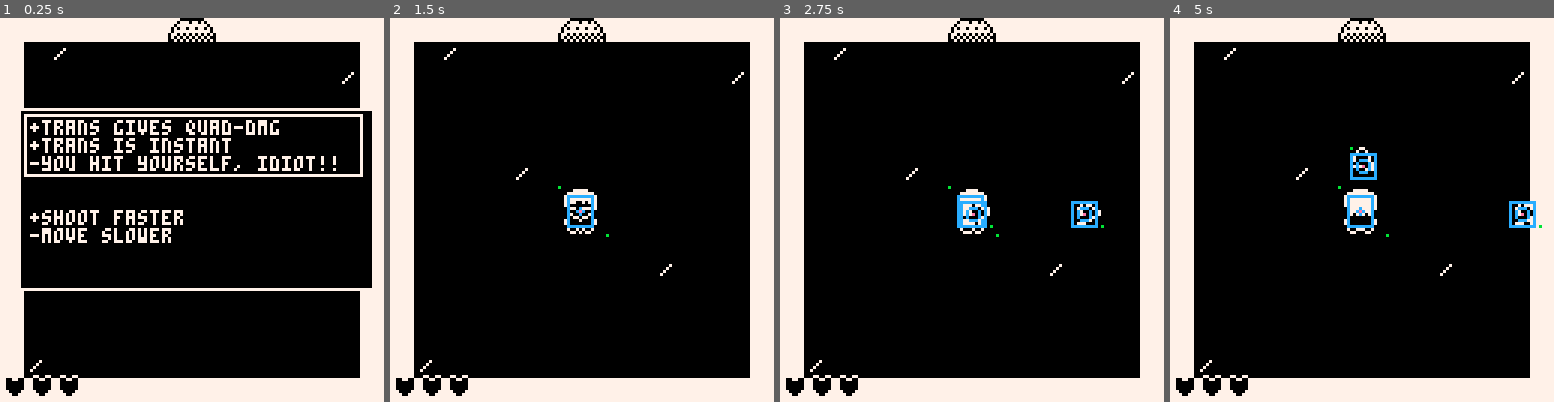
Above: before the commit, frames 1-4 (left to right).
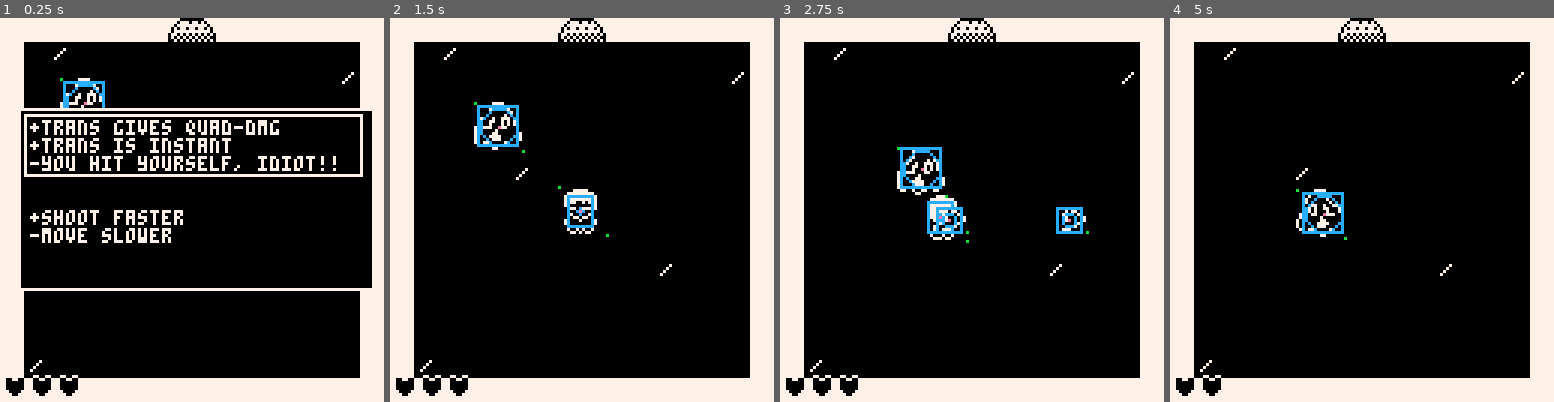
Above: after the commit, the same moments.

Repository: dresseswithpockets/bitjam3
Game: PICO-8 cartridge game.p8
Two runs of this game, one before a commit and one after it. Both use one fixed random seed, a clock stepped at 60 frames per second and the inputs below.
Inputs:
- Up to frame 1 (0.25 s): no input
- Up to frame 2 (1.5 s): tap X (X key) at 0.33, 1.07 s; tap O (Z key) at 0.7 s
- Up to frame 3 (2.75 s): hold Right 1.6-2.1 s; tap O (Z key) at 1.7, 2.1, 2.5 s; tap X (X key) at 1.85 s; hold Up 2.15-2.42 s; hold Right from 2.47 s (still down)
- Up to frame 4 (5 s): tap O (Z key) every 0.4 s from 2.9 to 4.9 s; tap X (X key) at 2.97, 4.08 s; release Right at 3.03 s; hold Left 3.08-3.58 s; hold Down 3.63-3.97 s; hold Right 4.02-4.68 s; hold Up from 4.73 s (still down)

The runs differ from the first frame. In frame 1, 0.5% of the frame differs, in the area x 15-28%, y 15-24%; in frame 2, 0.8%; in frame 3, 2.8%, in the area x 30-85%, y 33-59%; in frame 4, 2.4%.

Commit message:
add knockback and hitsleep

Diff:
--- a/game.p8
+++ b/game.p8
@@ -19,6 +19,8 @@
    ply.near_enemy,
    spd_seeker)
  end
+ -- knockback
+ ply.knock=v_mul(v_neg(ply.sh_dir),2)
  add(bullets,bullet)
  return bullet
 end
@@ -97,6 +99,7 @@
  ply.health-=n or 1
  -- 2 seconds of iframes
  ply.iframes=120
+ hitsleep=15
 end
 
 function present_lvlup()
@@ -122,11 +125,13 @@
  --  drawing info
  local ent={
   -- top left position
-  pos=vec(0,0),
+  pos=v_cpy(v_zero),
   -- subpixel pos
-  subpos=vec(0,0),
+  subpos=v_cpy(v_zero),
   -- velocity
-  vel=vec(0,0),
+  vel=v_cpy(v_zero),
+  -- knockback
+  knock=v_cpy(v_zero),
 
   -- collision
   --
@@ -134,9 +139,9 @@
   -- bullet collision radius
   c_rad=c_rad or 1,
   -- aabb's offset from pos
-  c_off=c_off or vec(0,0),
+  c_off=c_off or v_cpy(v_zero),
   -- aabb's size
-  c_size=c_size or vec(0,0),
+  c_size=c_size or v_cpy(v_zero),
 
   -- drawing/sprites
   --
@@ -207,6 +212,14 @@
  end
 
  function ent.move()
+  if not v_eq(ent.knock,v_zero) then
+   ent.subpos=v_add(ent.subpos,ent.knock)
+   if v_magsq(ent.knock)<=1 then
+    ent.knock=v_cpy(v_zero)
+   else
+    ent.knock=v_sub(ent.knock,v_norm(ent.knock))
+   end
+  end
 	 ent.subpos=v_add(ent.subpos,ent.vel)
 
 	 local left=ent.pos.x+ent.c_off.x
@@ -350,6 +363,9 @@
  cam_x=64
  cam_y=64
 
+ -- hitsleep & shake
+ hitsleep=0
+
  dungeon={
   rnd(floor_plans),
   rnd(floor_plans),
@@ -366,12 +382,12 @@
  local plan=dungeon[floor_idx]
  floor=floor_from_plan(plan)
  room=floor[cell_x][cell_y]
- --add(room.enemies,e_walker(vec(20,20)))
+ add(room.enemies,e_walker(vec(20,20)))
  --add(room.enemies,e_jumper(vec(20,20)))
  --add(room.enemies,e_heavy(vec(20,20)))
 
  ply.upd_coords()
- --room.enemies[1].upd_coords()
+ room.enemies[1].init()
 
  -- todo: do we really want
  --  to present this on startup?
@@ -401,6 +417,11 @@
 end
 
 function update_normal()
+ if hitsleep>0 then
+  hitsleep-=1
+  return
+ end
+
  if ply.health <=0 then
   update_dead()
   return
@@ -680,8 +701,8 @@
   room.t.draw()
   draw_doors()
  end
- if (ply.iframes%10)<7 then
-  ply:draw()
+ if (ply.iframes%10)<7 or hitsleep>0 then
+  ply.draw()
  end
  draw_bullets()
  draw_enemies()
@@ -1631,7 +1652,7 @@
  e.spd=0.25
 
  function e.update()
-  e.vel=v_mul(v_dir(ply.pos,e.pos),e.spd)
+  e.vel=v_mul(v_dir(e.pos,ply.pos),e.spd)
 	 e.move()
 	 if e.aabb(ply) then
 	  dmg_ply()
Not shown, changed: todo
